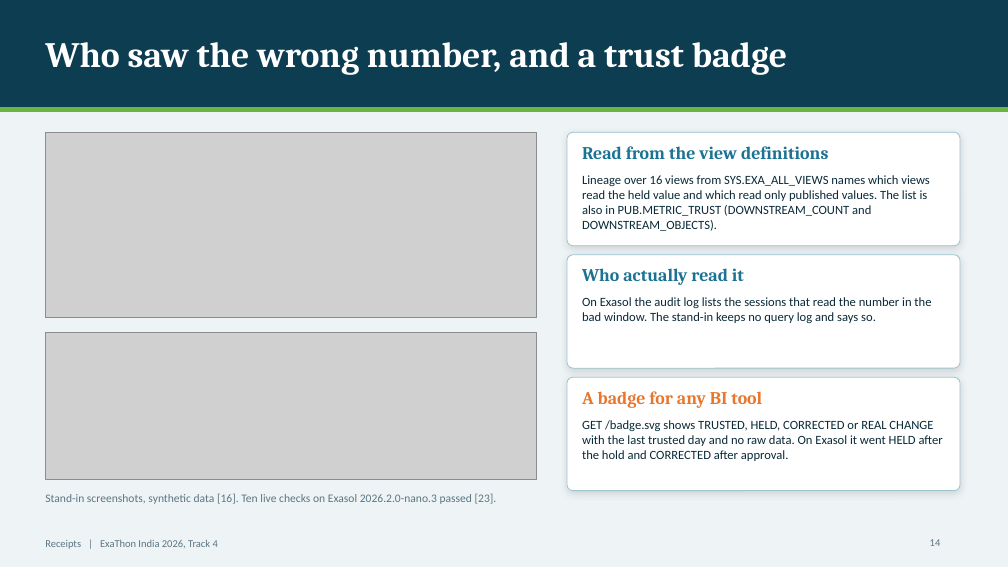
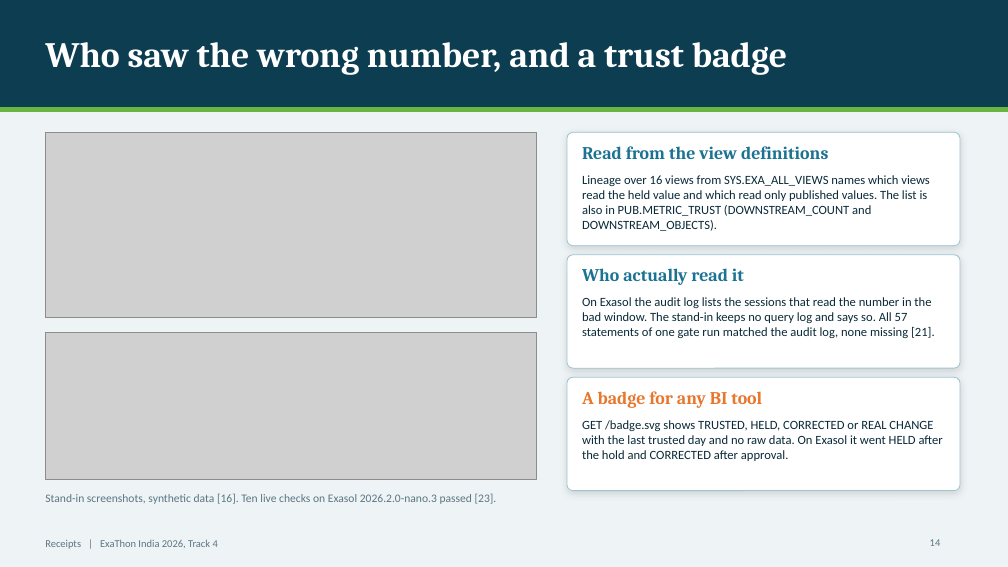
Before and after one commit to AakashMutum/receipts, a slide deck: slide 14 of docs/Receipts_ExaThon_2026_Deck.pptx. Drawn at 1008x567 pixels with LibreOffice and Linux fonts; fonts in the diff are those of the drawing; grey boxes stand for pictures. Boxes give left, top, right and bottom in pixels: in the first picture for what was removed or moved away, otherwise in the second. Text is boxed around its words. In the diff, an @@ line names an element or a change of style, - is before the commit and + after.

Commit message:
Update the pitch deck with the 29 Oct numbers

```diff
--- a/docs/Receipts_ExaThon_2026_Deck.pptx
+++ b/docs/Receipts_ExaThon_2026_Deck.pptx
@@ text at bbox=[582, 297, 935, 338]: text changed @@
-On Exasol the audit log lists the sessions that read the number in the bad window. The stand-in keeps no query log and says so.
+On Exasol the audit log lists the sessions that read the number in the bad window. The stand-in keeps no query log and says so. All 57 statements of one gate run matched the audit log, none missing [21].
```
Also in this commit, not shown: 3 other slides changed, 1 other file.
